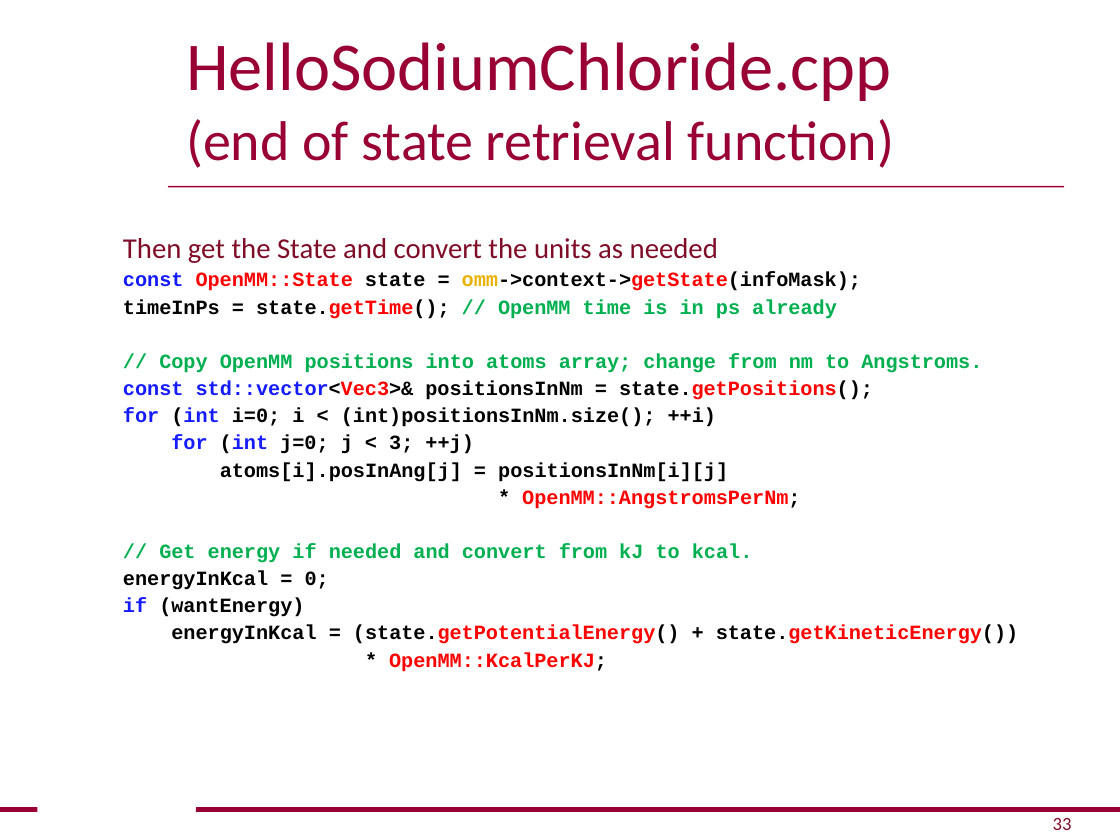
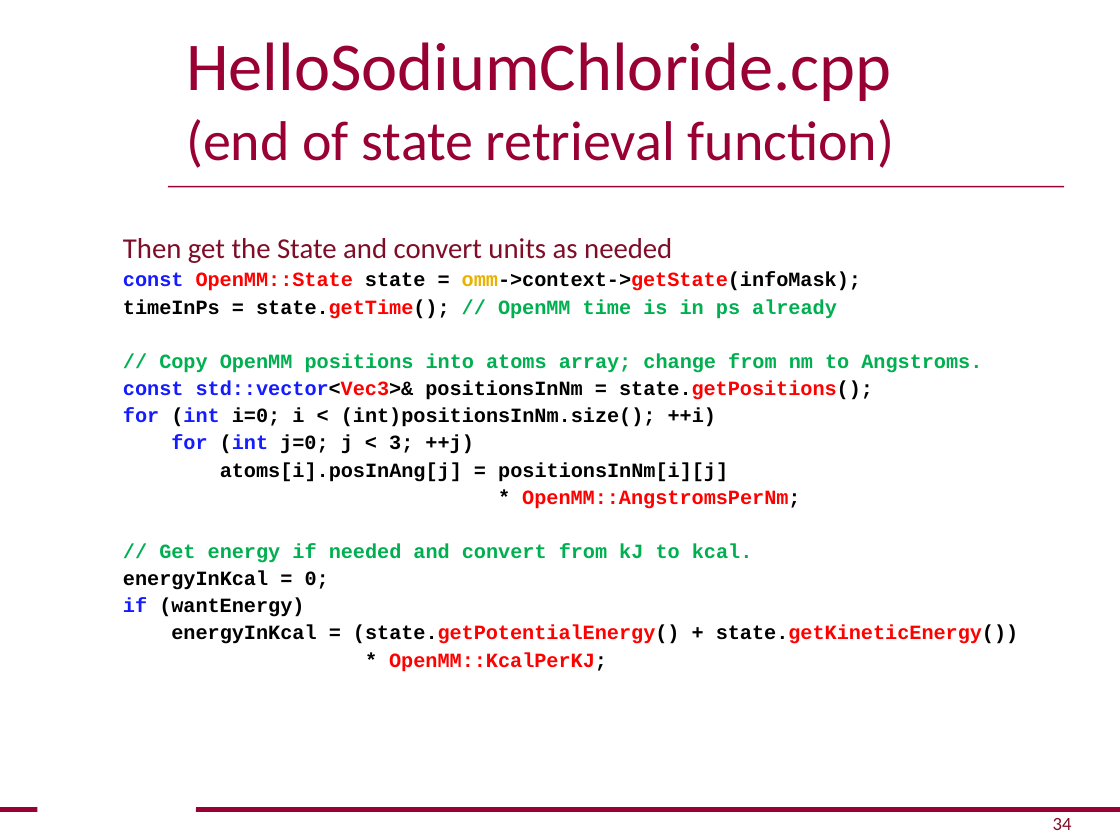
Before and after one commit to openmm/openmm, a slide deck: slide 34 of examples/HelloOpenMM.ppt (slide 33 before the commit). Drawn at 1120x840 pixels with LibreOffice and Linux fonts; fonts in the diff are those of the drawing; background and template pictures are left out. Boxes give left, top, right and bottom in pixels: in the first picture for what was removed or moved away, otherwise in the second. Text is boxed around its words. In the diff, an @@ line names an element or a change of style, - is before the commit and + after.

```diff
--- a/examples/HelloOpenMM.ppt
+++ b/examples/HelloOpenMM.ppt
@@ text at bbox=[123, 238, 672, 263]: text changed @@
-Then get the State and convert the units as needed
+Then get the State and convert units as needed
@@ page number at bbox=[1053, 818, 1072, 830]: text changed @@
-33
+34
```
Also in this commit, not shown: 8 other slides changed, 6 slides added, 2 slides removed.
